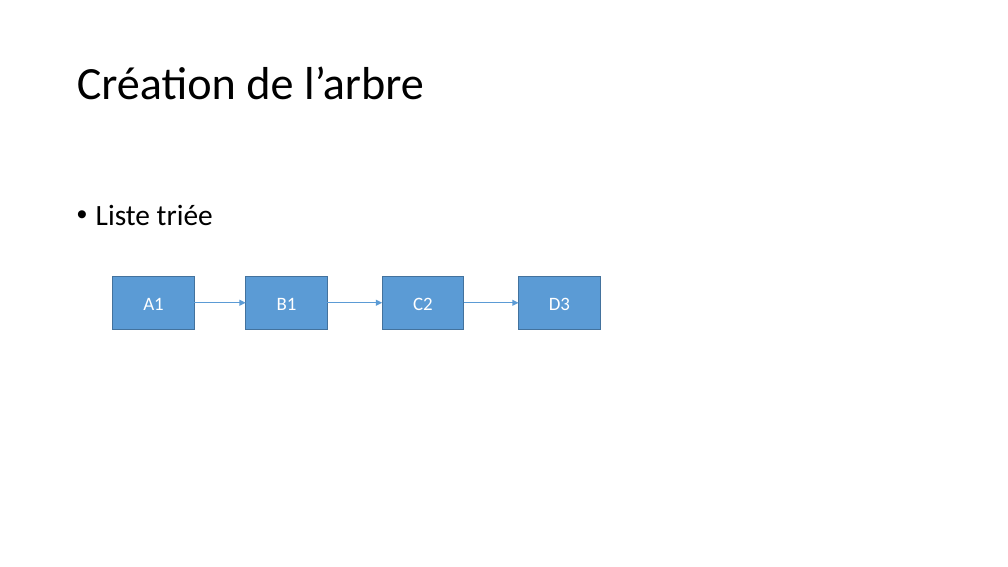
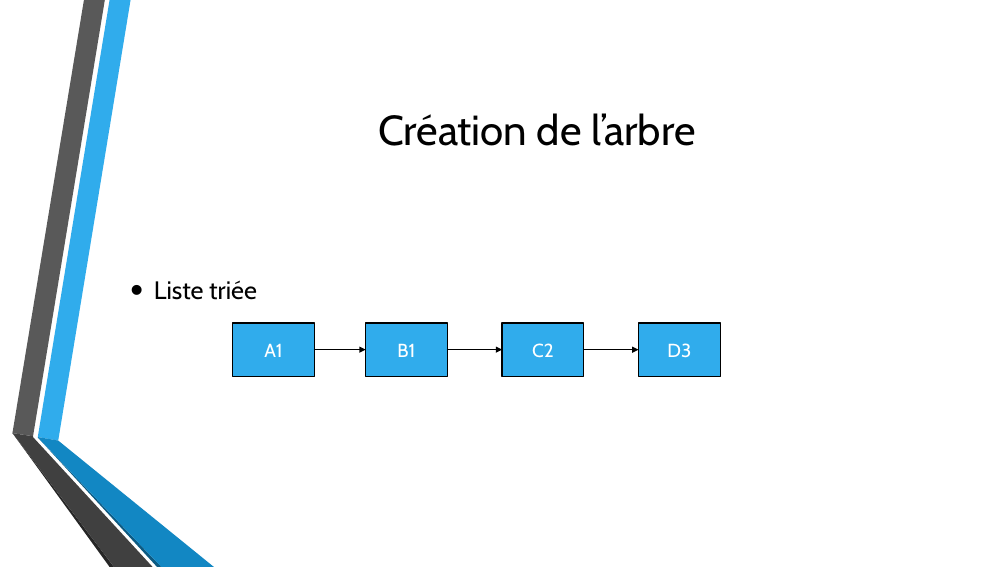
Before and after one commit to pop2211/Huffman, a slide deck: slide 4 of diapoHuffman.pptm. Drawn at 1008x567 pixels with LibreOffice and Linux fonts; fonts in the diff are those of the drawing; background and template pictures are left out. Boxes give left, top, right and bottom in pixels: in the first picture for what was removed or moved away, otherwise in the second. Text is boxed around its words. In the diff, an @@ line names an element or a change of style, - is before the commit and + after.

```diff
--- a/diapoHuffman.pptm
+++ b/diapoHuffman.pptm
@@ title "Création de l’arbre": place and size @@
-title "Création de l’arbre" at [77,66,424,100]
+title "Création de l’arbre" at [378,113,696,146]
@@ title "Création de l’arbre" at [378,113,696,146]: size 44 to 40 pt, font Calibri to Cabin; alignment left to centre; line spacing 0.9 to 1 @@
@@ text "Liste triée": place and size @@
-text "Liste triée" at [96,204,213,226]
+text "Liste triée" at [154,280,257,300]
@@ text "Liste triée" at [154,280,257,300]: size 28 to 24 pt, font Calibri to Cabin; indent changed; line spacing 0.9 to 1; vertical alignment top to middle @@
@@ font Calibri to Cabin; fill #5B9BD5 to #30ACEC; outline #43739E 1 pt to #000000 1.25 pt in 4 elements at [233,323,315,376], [366,323,448,376], [502,323,584,376], [639,323,721,376] @@
@@ arrow (315, 349) - (366, 349): stroke #5B9BD5 0.5 pt to #000000 0.75 pt @@
@@ arrow (448, 349) - (502, 349): stroke #5B9BD5 0.5 pt to #000000 0.75 pt @@
@@ 4 rectangles, 3 arrows: place and size @@
-4 rectangles, 3 arrows at [113,276,600,329]
+4 rectangles, 3 arrows at [233,323,721,376]
@@ arrow (584, 349) - (639, 349): stroke #5B9BD5 0.5 pt to #000000 0.75 pt @@
@@ group added at [12,0,214,567]: 6 freeform shapes @@
```
Also in this commit, not shown: 8 other slides changed.
